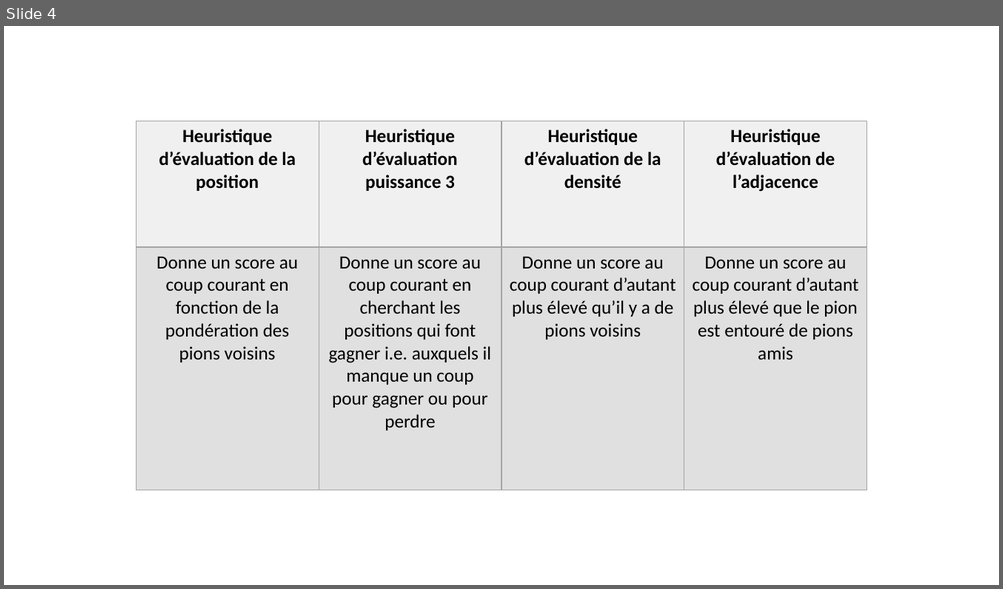
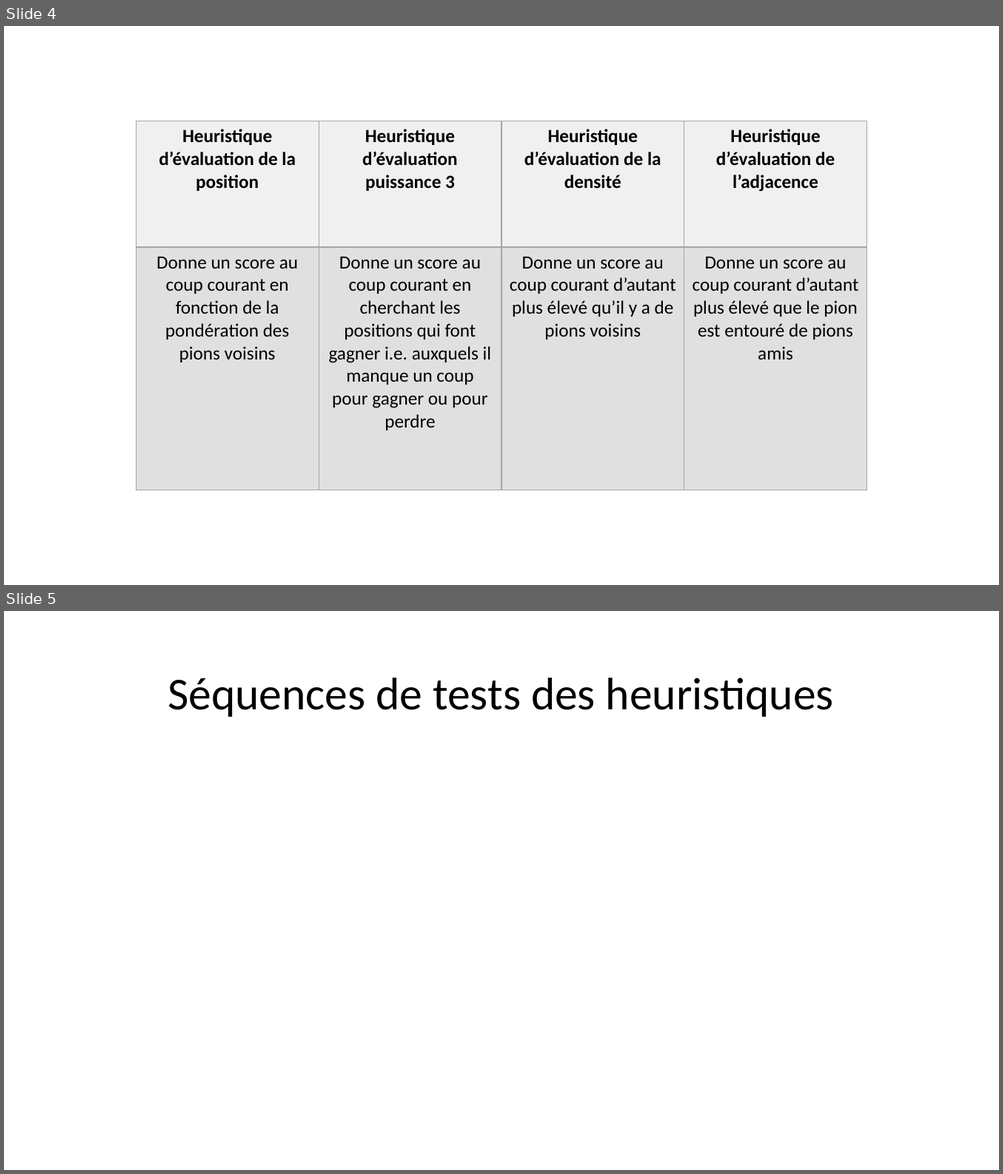
Before and after one commit to FloTrat/Puissance4Prolog, a slide deck: soutenanceH4132.pptx. Shown one above the other, each under a label of ours: slide 4 before the commit, slides 4 and 5 after it. The pictures are 1003x589 and 1003x1174 pixels, drawn with LibreOffice and Linux fonts; fonts in the diff are those of the drawing. Boxes give left, top, right and bottom in pixels: in the first picture for what was removed or moved away, otherwise in the second. Text is boxed around its words. In the diff, an @@ line names an element or a change of style, - is before the commit and + after.

Commit message:
add/présentation_powerpoint_0.2.0

```diff
--- a/soutenanceH4132.pptx
+++ b/soutenanceH4132.pptx
@@ slide 5 added at (4, 611, 999, 1170), background #FFFFFF @@
@@ title added at (168, 678, 834, 717), 44 pt, text #000000 @@
+Séquences de tests des heuristiques
```
